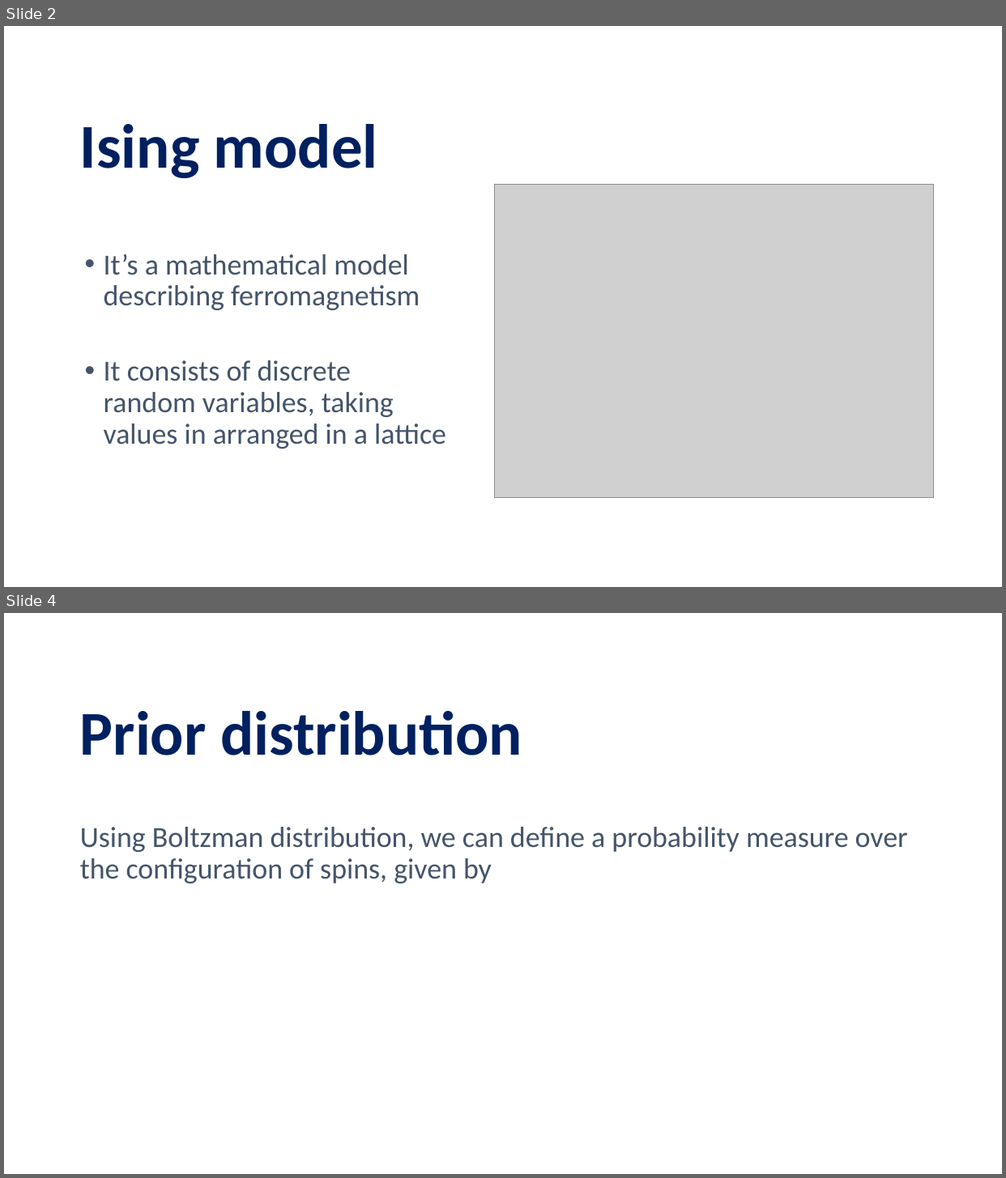
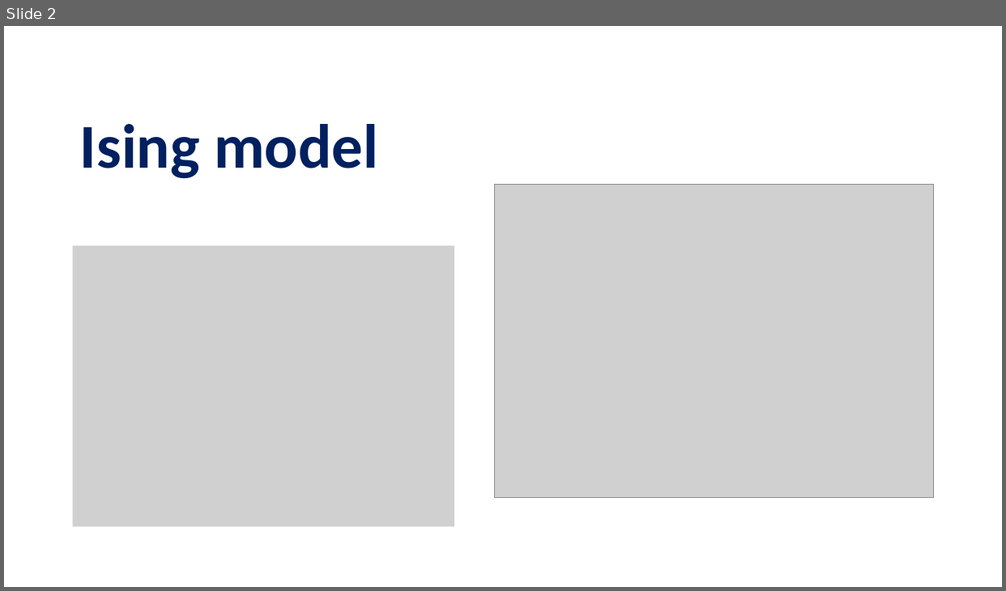
Before and after one commit to pettepiero/Ising-image-denoising, a slide deck: pml.pptm. Shown one above the other, each under a label of ours: slides 2 and 4 before the commit, slide 2 after it; the slides between them are not shown. The pictures are 1006x1178 and 1006x591 pixels, drawn with LibreOffice and Linux fonts; fonts in the diff are those of the drawing; grey boxes stand for pictures. Boxes give left, top, right and bottom in pixels: in the first picture for what was removed or moved away, otherwise in the second. Text is boxed around its words. In the diff, an @@ line names an element or a change of style, - is before the commit and + after.

```diff
--- a/pml.pptm
+++ b/pml.pptm
@@ slide 4 removed at box(4, 613, 1002, 1174), background #FFFFFF @@
@@ title removed at box(80, 711, 522, 756) @@
-Prior distribution
@@ text removed at box(80, 827, 908, 884) @@
-Using Boltzman distribution, we can define a probability measure over the configuration of spins, given by
@@ slide 2 changed as well @@
@@ picture added at box(73, 246, 454, 527) @@
@@ text removed at box(104, 254, 446, 449) @@
-• It’s a mathematical model describing ferromagnetism
-• It consists of discrete random variables, taking values in arranged in a lattice
```
Also in this commit, not shown: 5 other slides changed, 11 slides added, 14 other slides removed.
